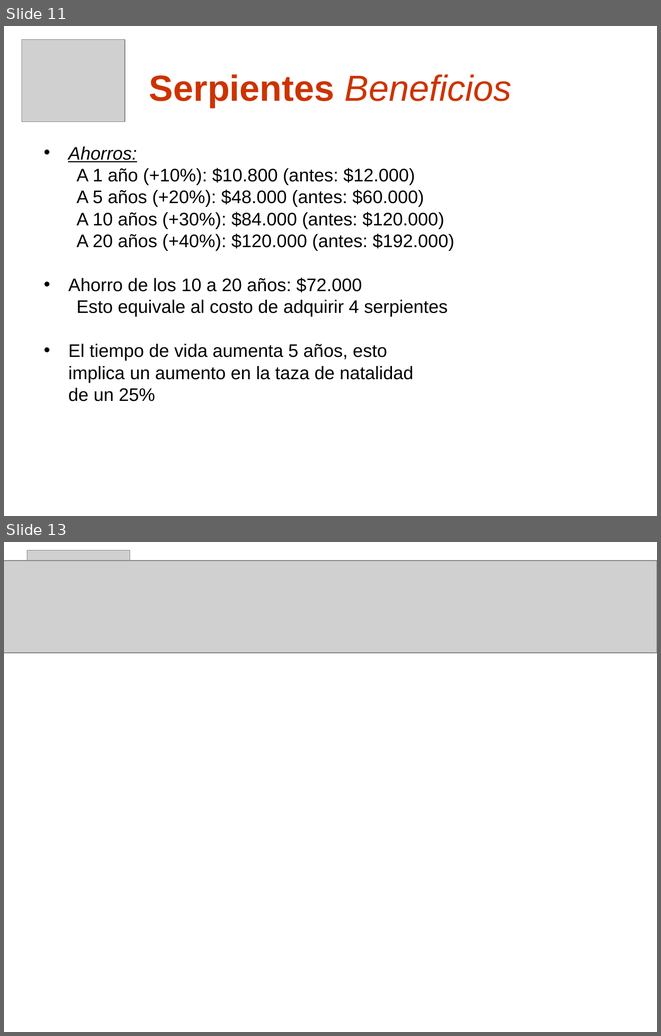
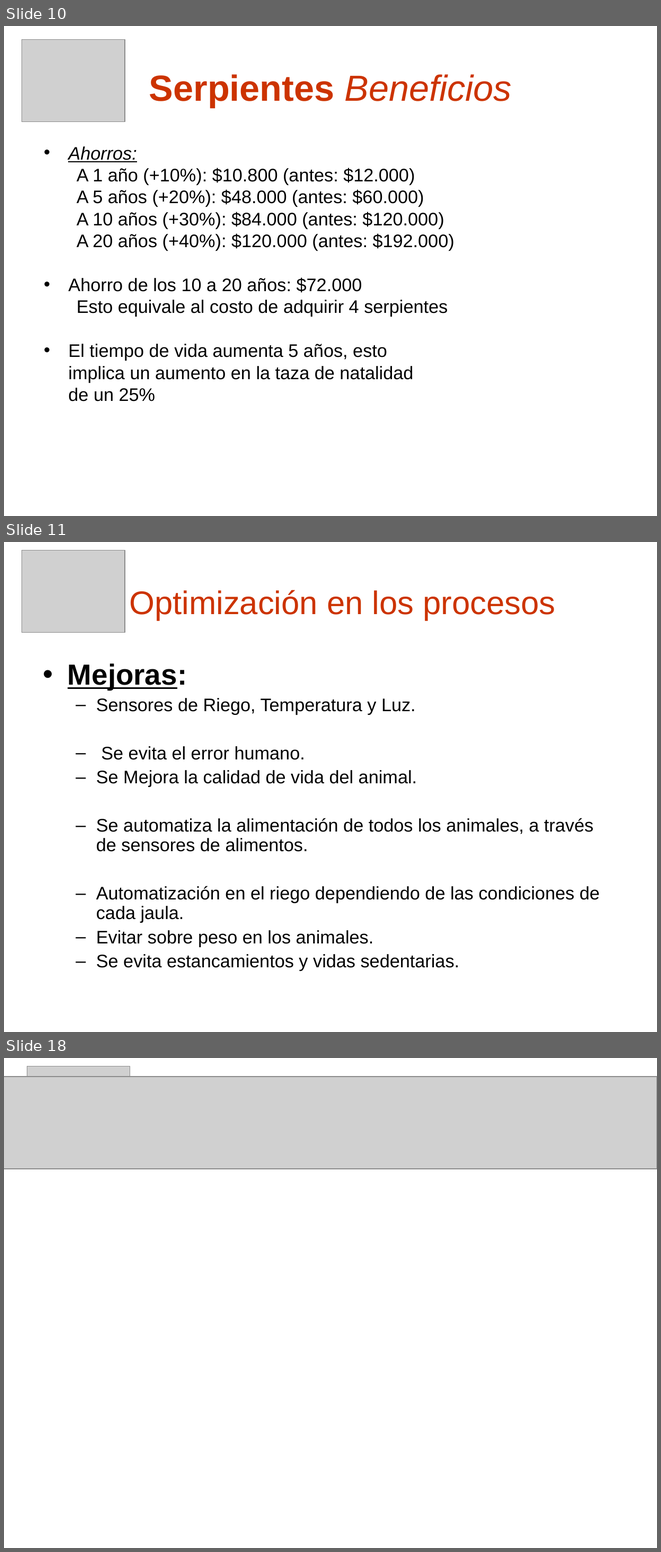
Before and after one commit to skiel85/taller-desarrollo-proyectos-i, a slide deck: Presentaciones/Demo Gerencial.ppt. Shown one above the other, each under a label of ours: slides 11 and 13 before the commit, slides 10, 11 and 18 after it; the slides between them are not shown. The pictures are 661x1036 and 661x1552 pixels, drawn with LibreOffice and Linux fonts; fonts in the diff are those of the drawing; grey boxes stand for pictures; background and template pictures are left out. Boxes give left, top, right and bottom in pixels: in the first picture for what was removed or moved away, otherwise in the second. Text is boxed around its words. In the diff, an @@ line names an element or a change of style, - is before the commit and + after.

```diff
--- a/Presentaciones/Demo Gerencial.ppt
+++ b/Presentaciones/Demo Gerencial.ppt
@@ slide 11 added at [4, 542, 657, 1032], background picture (left out) @@
@@ picture added at [21, 550, 125, 633] @@
@@ title added at [129, 590, 556, 620], 36 pt, text #CC3300 @@
+Optimización en los procesos
@@ text added at [68, 663, 600, 971], 20 pt, text #000000 @@
+• Mejoras:
+  – Sensores de Riego, Temperatura y Luz.
+  – Se evita el error humano.
+  – Se Mejora la calidad de vida del animal.
+  – Se automatiza la alimentación de todos los animales, a través de sensores de alimentos.
+  – Automatización en el riego dependiendo de las condiciones de cada jaula.
+  – Evitar sobre peso en los animales.
+  – Se evita estancamientos y vidas sedentarias.
@@ what was slide 11 is now slide 10 @@
@@ what was slide 13 is now slide 18 @@
```
Also in this commit, not shown: 10 slides changed, 5 other slides added, 1 slide removed.
